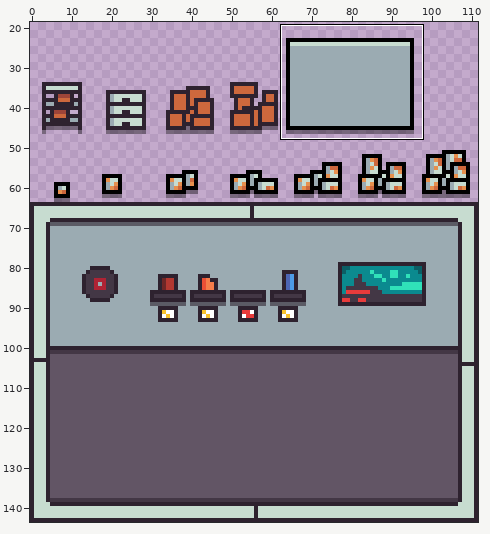
A pixel-art file gets an edit: Table for None/Assets/Sprites/_SubLocations/StationShop.aseprite. Above: a wide view before the commit, with the close-up outlined.
Close-up. Before the commit:
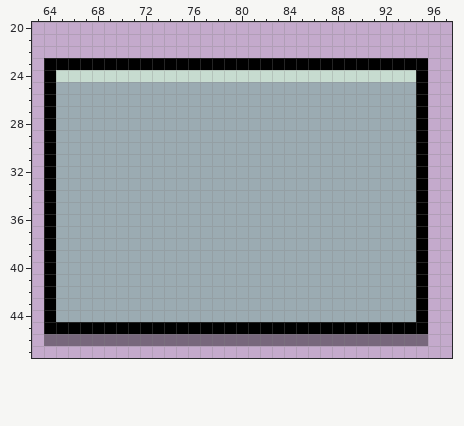
112x144 pixels, 1 frame. Colours within 5 levels of each other are drawn and written as one. Shown: x 63..97, y 20..47. The wide view leaves out empty margins.
After the commit:
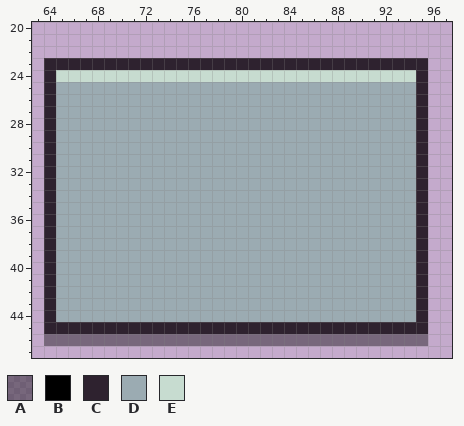
Palette (. is transparent): A #00000064  B #000000  C #2e222f  D #9babb2  E #c7dcd0
The edit:
Layer "prefabs":
The edit turns colour B into colour C in row 23 at x 64 to 95; in rows 24 to 44 at x 64 and 95; in row 45 at x 64 to 95.
Changed places in both close-ups, as pixel boxes (x1, y1, x2, y2):
changed: (44, 58, 428, 334)
